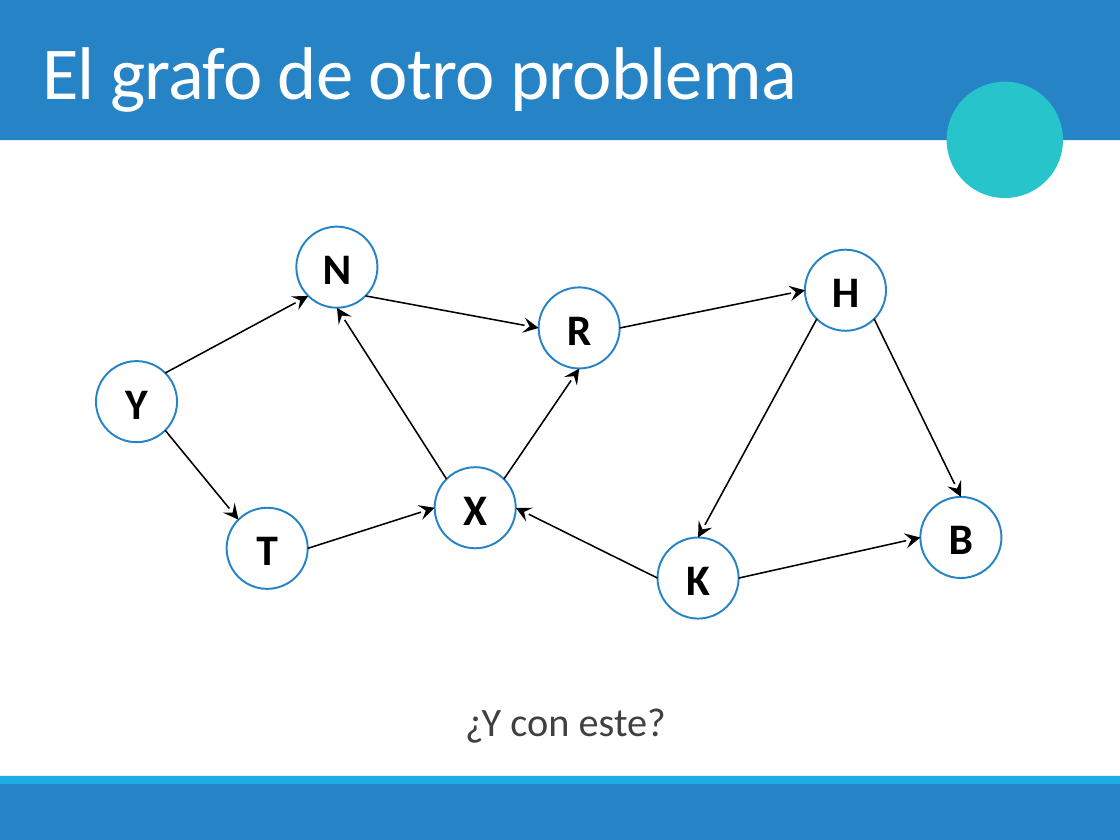
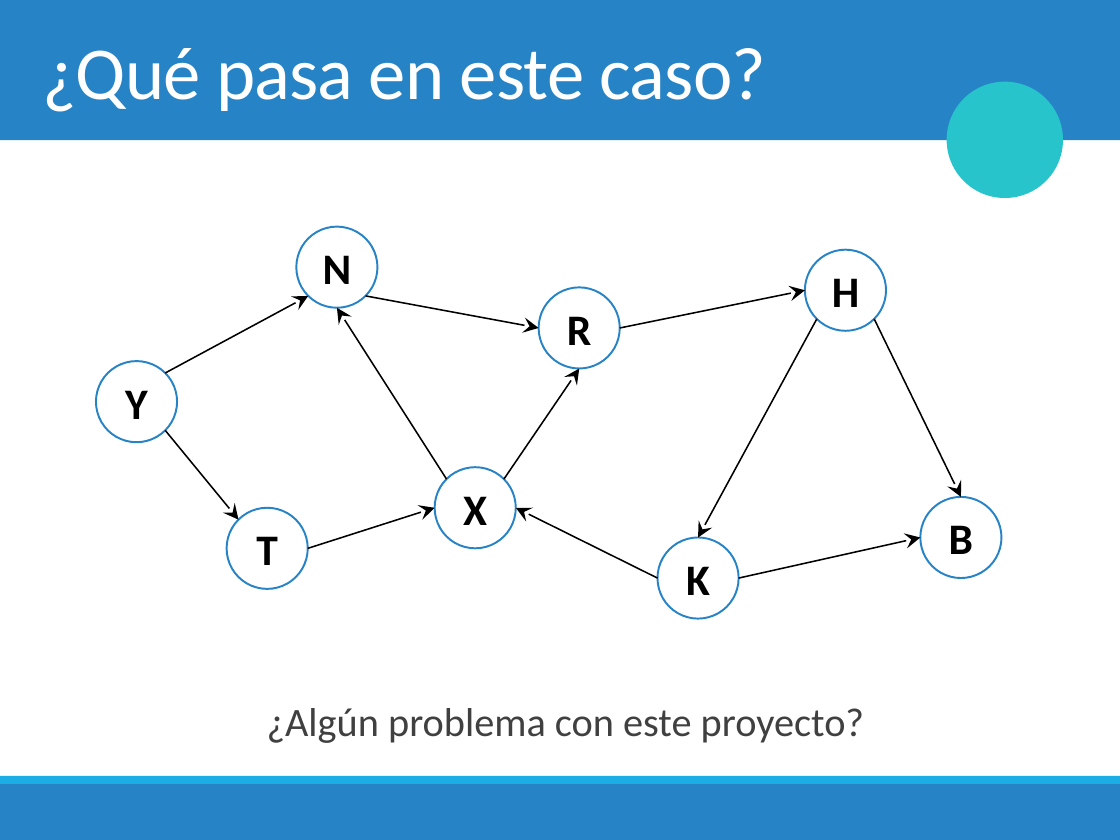
Before and after one commit to mplazadelosreyes/2018-2, a slide deck: slide 6 of Clases/13. Grafos & Depth First Search.pptx. Drawn at 1120x840 pixels with LibreOffice and Linux fonts; fonts in the diff are those of the drawing; background and template pictures are left out. Boxes give left, top, right and bottom in pixels: in the first picture for what was removed or moved away, otherwise in the second. Text is boxed around its words. In the diff, an @@ line names an element or a change of style, - is before the commit and + after.

```diff
--- a/Clases/13. Grafos & Depth First Search.pptx
+++ b/Clases/13. Grafos & Depth First Search.pptx
@@ title at (x1=42, y1=48, x2=767, y2=112): text changed @@
-El grafo de otro problema
+¿Qué pasa en este caso?
@@ text at (x1=267, y1=708, x2=864, y2=743): text changed @@
-  ¿Y con este?
+  ¿Algún problema con este proyecto?
```
Also in this commit, not shown: 41 other slides changed, 23 slides added, 1 slide removed, 5 other files.
